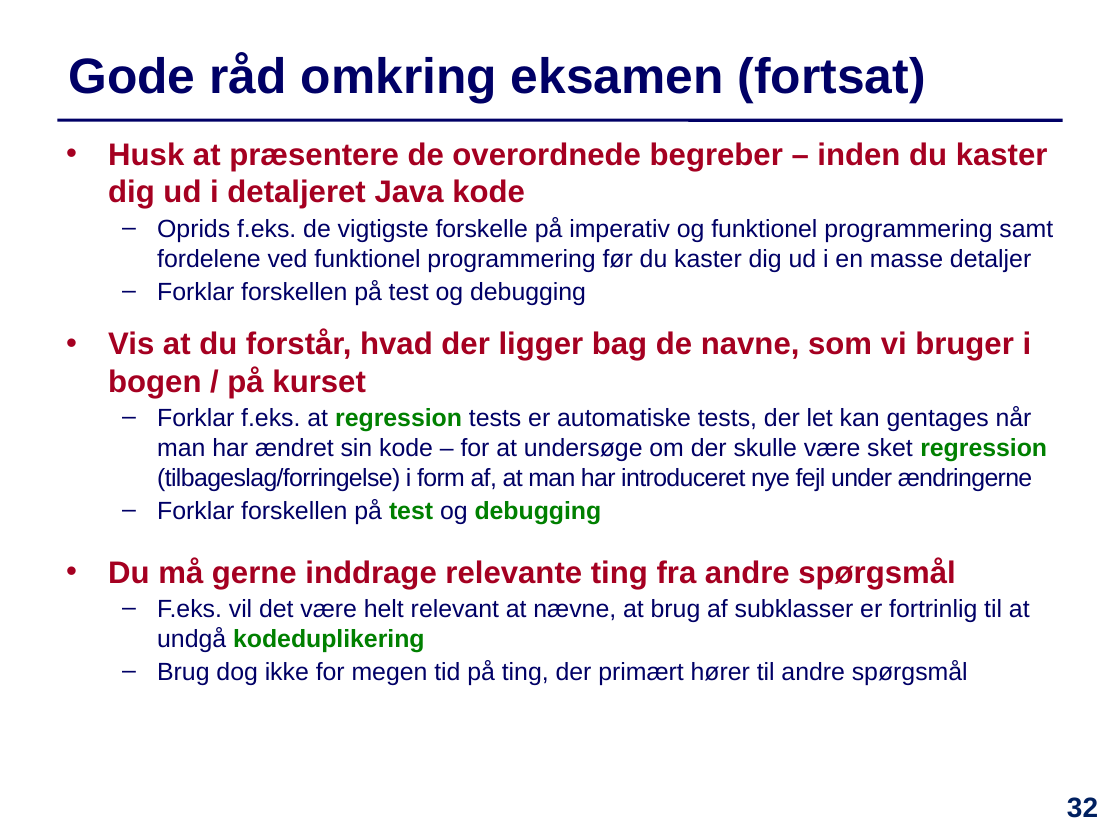
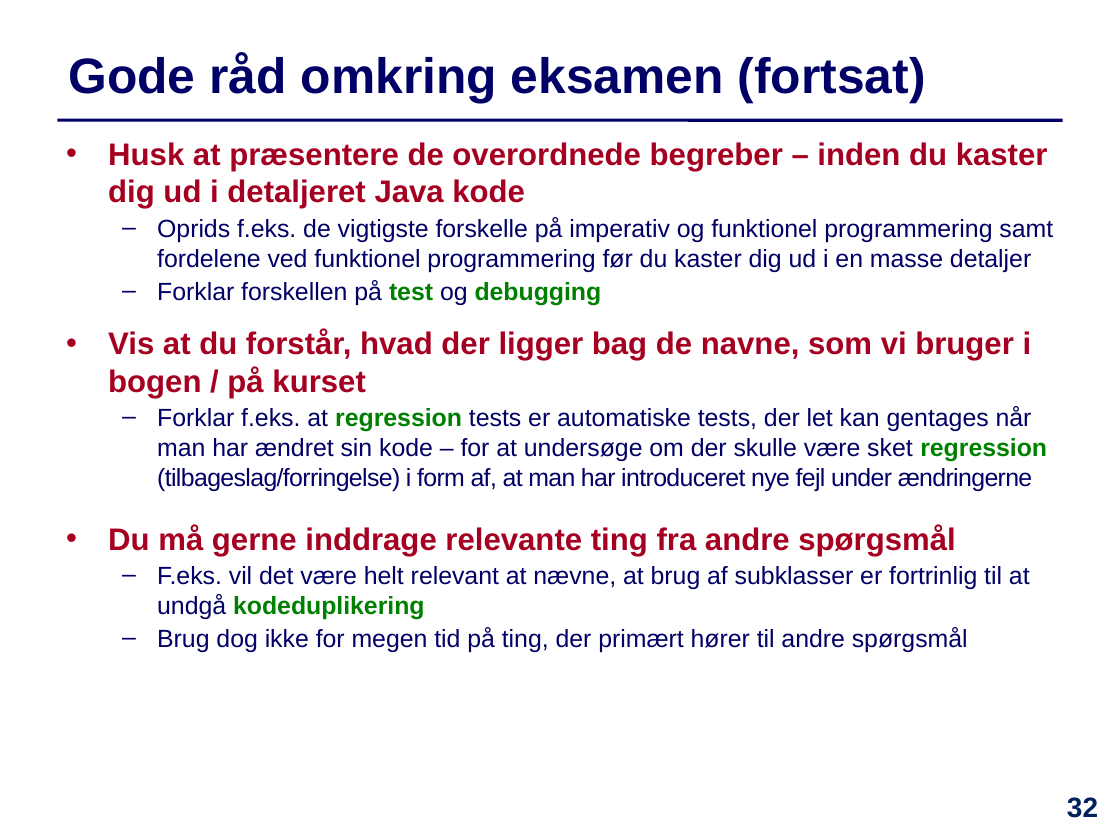
Before and after one commit to IntProgAU/Materiale, a slide deck: slide 32 of web/e21/uge_9/Slides-Uge9.pptx. Drawn at 1120x840 pixels with LibreOffice and Linux fonts; fonts in the diff are those of the drawing. Boxes give left, top, right and bottom in pixels: in the first picture for what was removed or moved away, otherwise in the second. Text is boxed around its words. In the diff, an @@ line names an element or a change of style, - is before the commit and + after.

```diff
--- a/web/e21/uge_9/Slides-Uge9.pptx
+++ b/web/e21/uge_9/Slides-Uge9.pptx
@@ text at [157, 280, 602, 306]: text colour #000066 to #008000, bold on in "test debugging" @@
@@ text at [157, 499, 602, 525]: paragraph removed @@
-  – Forklar forskellen på test og debugging
```
Also in this commit, not shown: 13 other slides changed, 1 other file.
